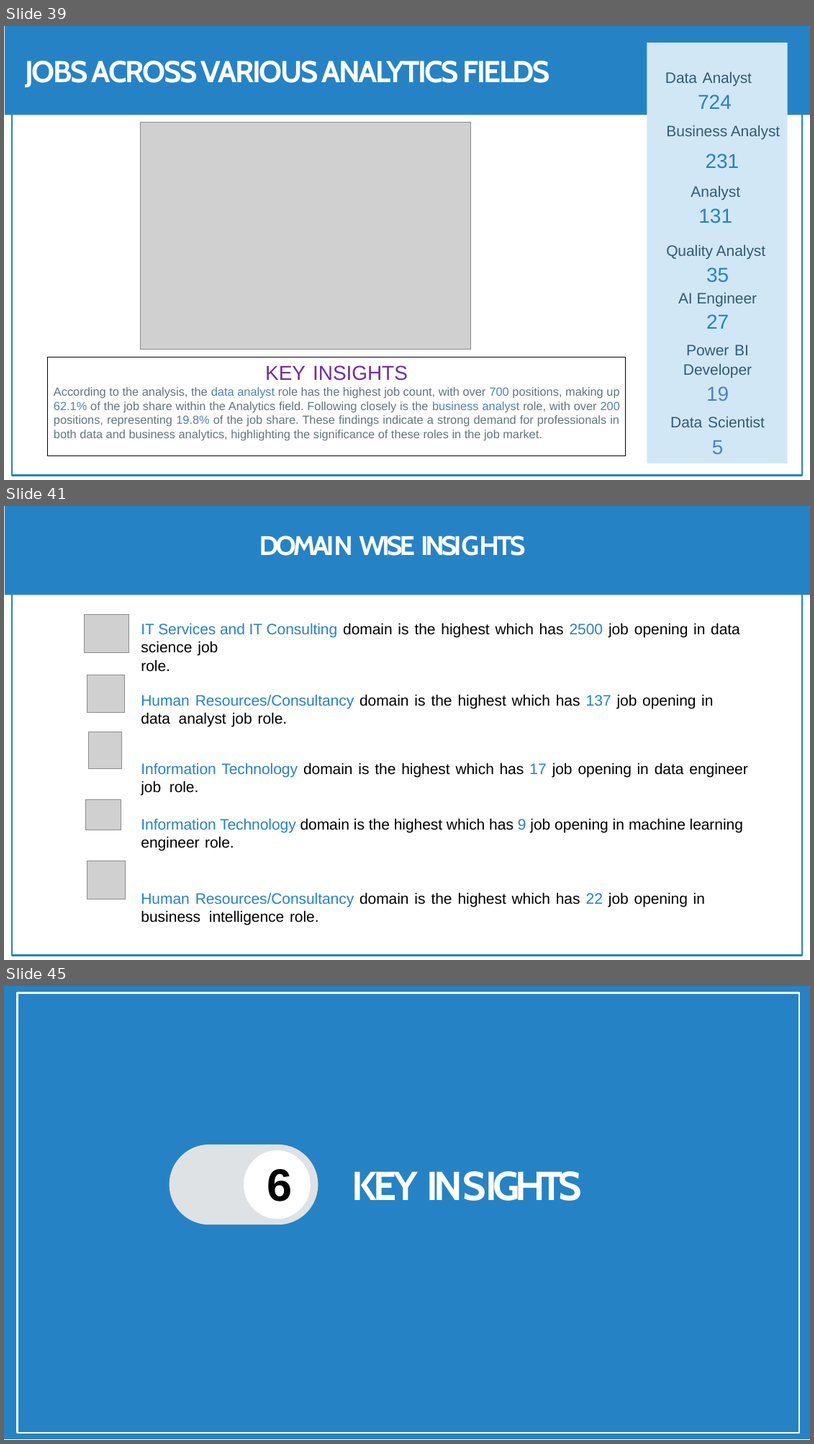
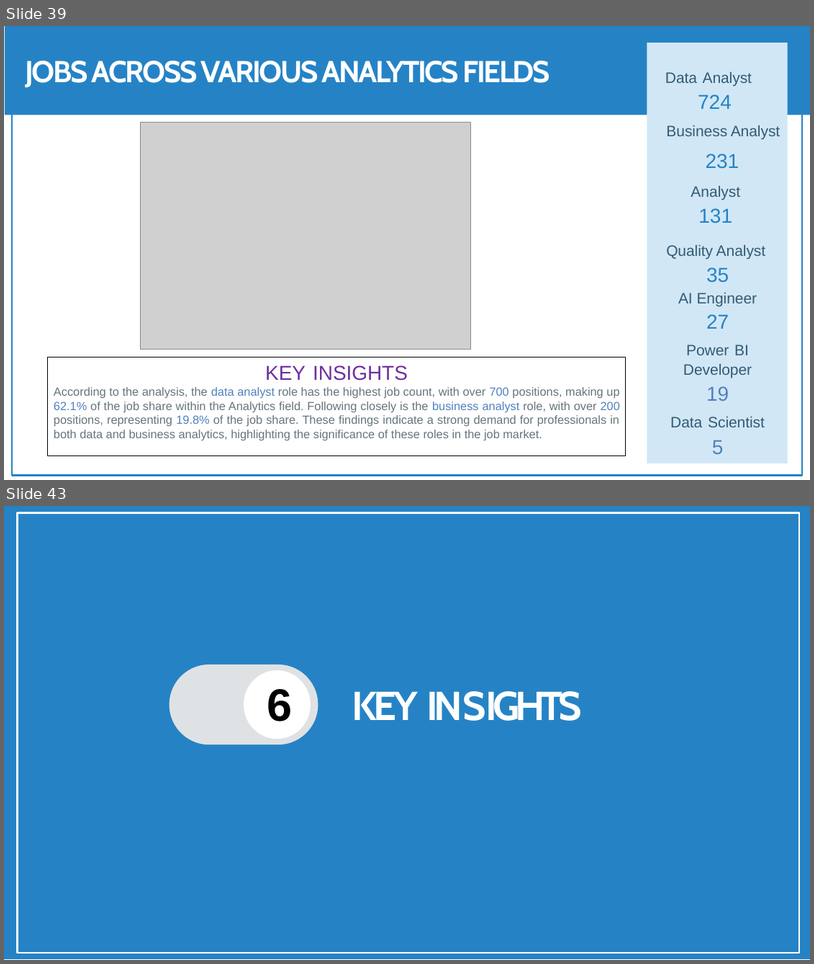
Before and after one commit to shashank297/HR-Recruitment-Data-Analysis-, a slide deck: Presentation/HR & Job Dashboard.pptx. Shown one above the other, each under a label of ours: slides 39, 41 and 45 before the commit, slides 39 and 43 after it; the slides between them are not shown. The pictures are 814x1444 and 814x964 pixels, drawn with LibreOffice and Linux fonts; fonts in the diff are those of the drawing; grey boxes stand for pictures; background and template pictures are left out. Boxes give left, top, right and bottom in pixels: in the first picture for what was removed or moved away, otherwise in the second. Text is boxed around its words. In the diff, an @@ line names an element or a change of style, - is before the commit and + after.

```diff
--- a/Presentation/HR & Job Dashboard.pptx
+++ b/Presentation/HR & Job Dashboard.pptx
@@ slide 41 removed at [4,506,810,960], background #FFFFFF; not listed: 1 template element that a slide beside it also shows @@
@@ title removed at [260,536,525,556] @@
-DOMAIN WISE INSIGHTS
@@ text removed at [141,623,748,925] @@
-IT Services and IT Consulting domain is the highest which has 2500 job opening in data science job
-role.
-Human Resources/Consultancy domain is the highest which has 137 job opening in data analyst job role.
-Information Technology domain is the highest which has 17 job opening in data engineer job role.
-Information Technology domain is the highest which has 9 job opening in machine learning engineer role.
-Human Resources/Consultancy domain is the highest which has 22 job opening in business intelligence role.
@@ group removed at [5,506,810,899]: 5 pictures, 1 freeform shape @@
@@ what was slide 45 is now slide 43 @@
```
Also in this commit, not shown: 1 slide changed, 4 slides added, 5 other slides removed.
